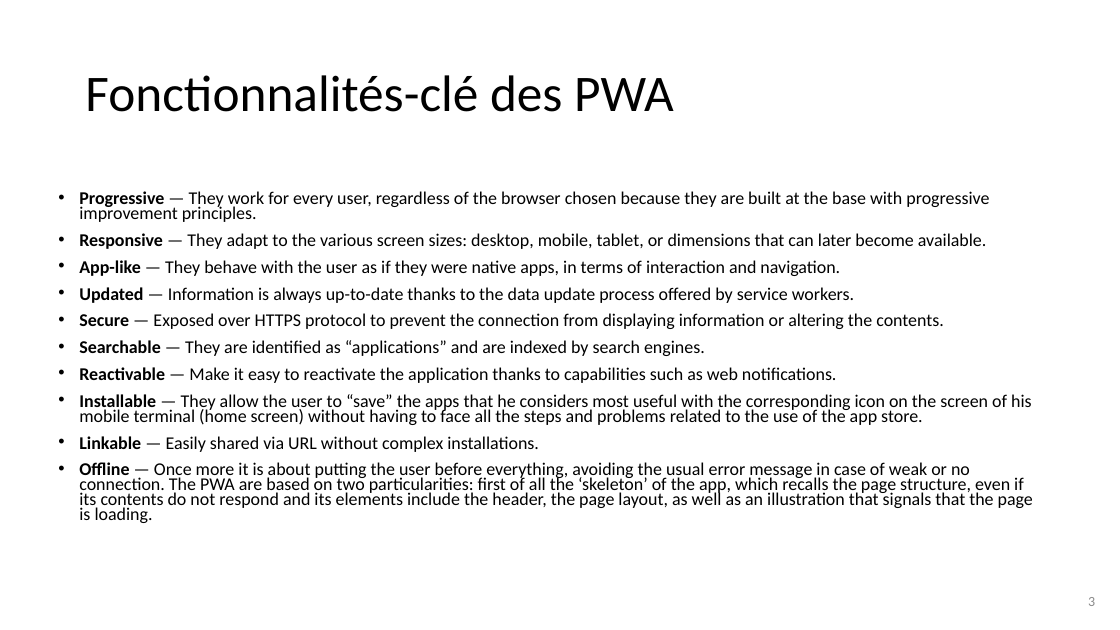
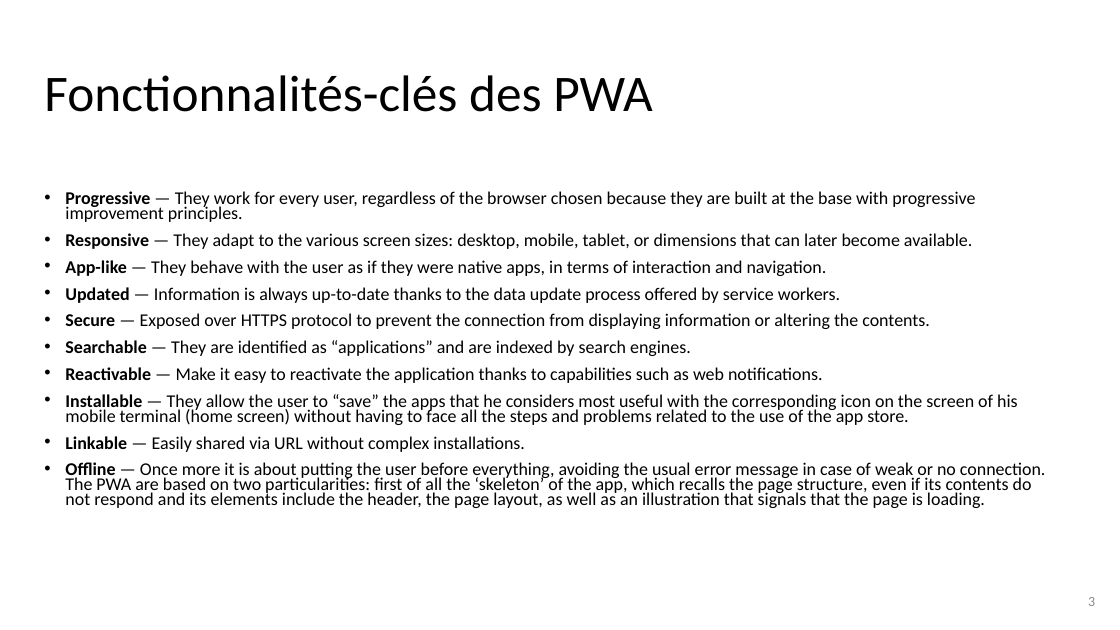
Before and after one commit to fdadeau/scanettePWA, a slide deck: slide 3 of sujet/PWA.pptx. Drawn at 1120x630 pixels with LibreOffice and Linux fonts; fonts in the diff are those of the drawing; background and template pictures are left out. Boxes give left, top, right and bottom in pixels: in the first picture for what was removed or moved away, otherwise in the second. Text is boxed around its words. In the diff, an @@ line names an element or a change of style, - is before the commit and + after.

```diff
--- a/sujet/PWA.pptx
+++ b/sujet/PWA.pptx
@@ title at (44, 75, 653, 112): text changed @@
-Fonctionnalités-clé des PWA
+Fonctionnalités-clés des PWA
@@ text "Progressive — They work for ..." rewrapped from (79, 191, 1033, 523) to (65, 191, 1046, 508) @@
```
Also in this commit, not shown: 4 other slides changed, 1 slide added, 4 other files.
